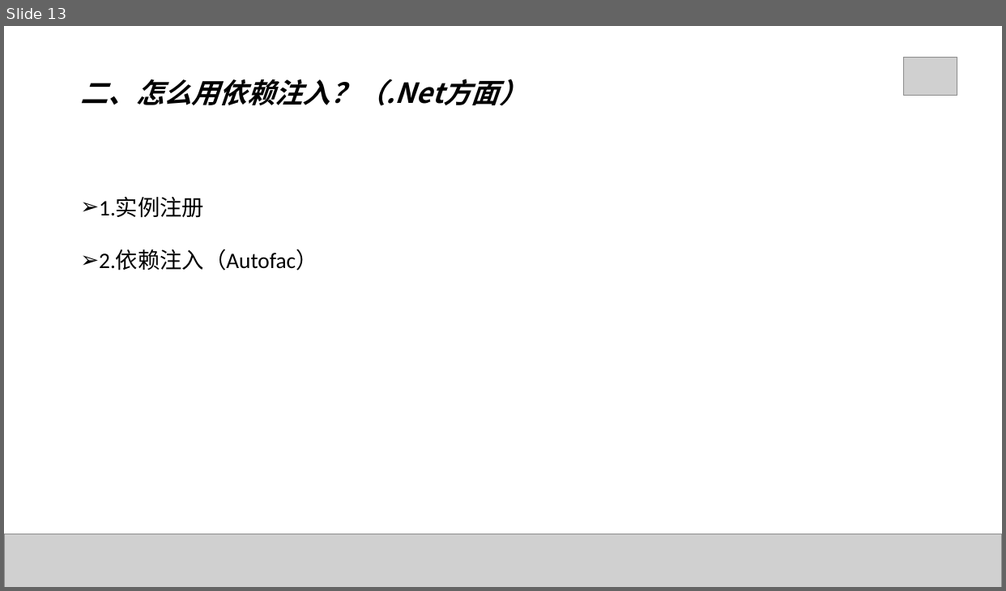
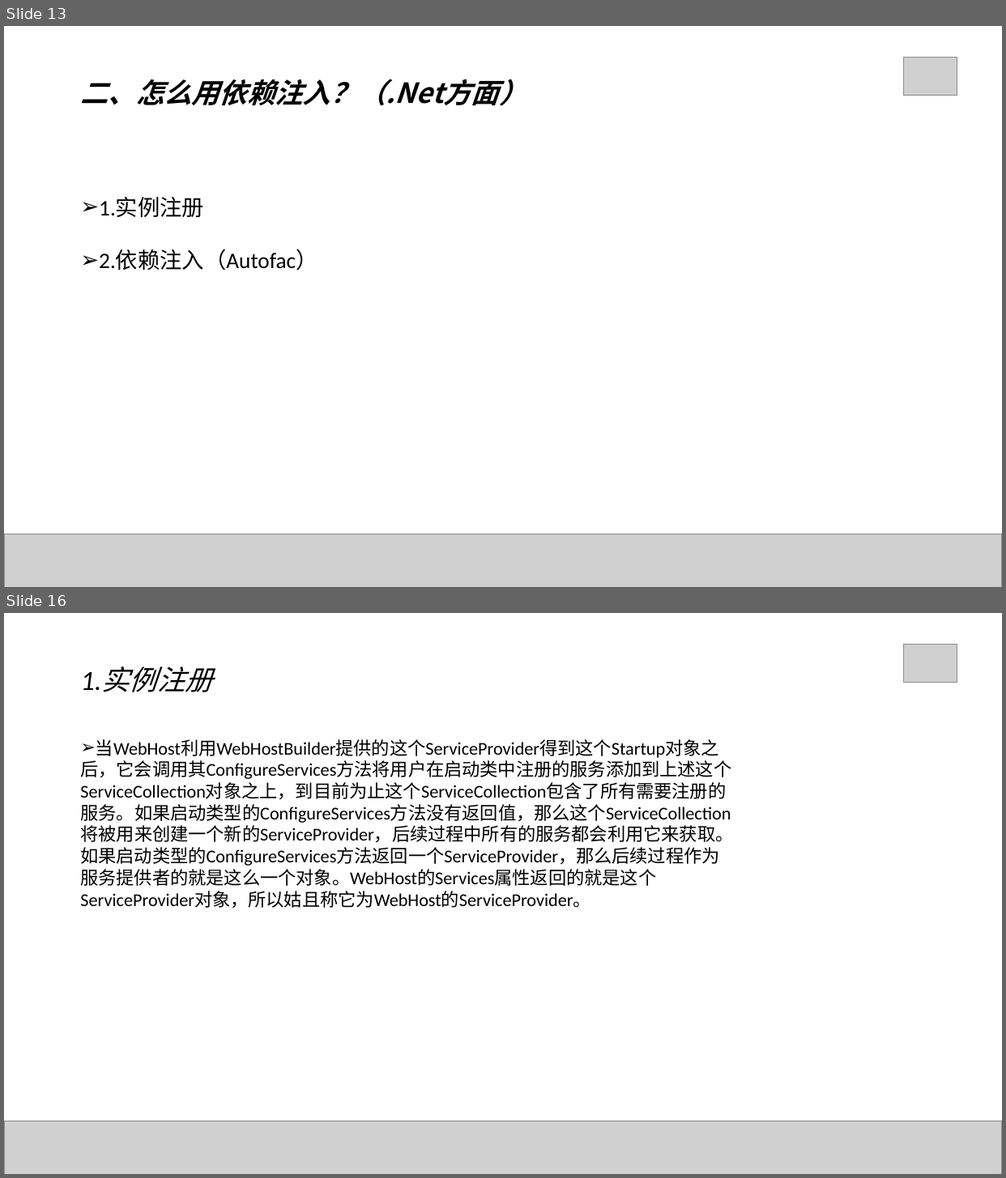
Before and after one commit to Mrchensama/DependenceInjection, a slide deck: 陈胡-依赖注入.pptx. Shown one above the other, each under a label of ours: slide 13 before the commit, slides 13 and 16 after it; the slides between them are not shown. The pictures are 1006x591 and 1006x1178 pixels, drawn with LibreOffice and Linux fonts; fonts in the diff are those of the drawing; grey boxes stand for pictures. Boxes give left, top, right and bottom in pixels: in the first picture for what was removed or moved away, otherwise in the second. Text is boxed around its words. In the diff, an @@ line names an element or a change of style, - is before the commit and + after.

```diff
--- a/陈胡-依赖注入.pptx
+++ b/陈胡-依赖注入.pptx
@@ slide 16 added at box(4, 613, 1002, 1174), background #FFFFFF @@
@@ picture added at box(904, 644, 957, 682) @@
@@ text added at box(81, 666, 213, 692), 20 pt, text #000000, italic @@
+1.实例注册
@@ text added at box(80, 739, 733, 909), 13 pt, text #000000 @@
+➢ 当WebHost利用WebHostBuilder提供的这个ServiceProvider得到这个Startup对象之后，它会调用其ConfigureServices方法将用户在启动类中注册的服务添加到上述这个ServiceCollection对象之上，到目前为止这个ServiceCollection包含了所有需要注册的服务。如果启动类型的ConfigureServices方法没有返回值，那么这个ServiceCollection将被用来创建一个新的ServiceProvider，后续过程中所有的服务都会利用它来获取。如果启动类型的ConfigureServices方法返回一个ServiceProvider，那么后续过程作为服务提供者的就是这么一个对象。WebHost的Services属性返回的就是这个ServiceProvider对象，所以姑且称它为WebHost的ServiceProvider。
@@ picture added at box(4, 1122, 1002, 1174) @@
```
Also in this commit, not shown: 8 slides changed, 13 other slides added, 4 slides removed, 5 other files.
